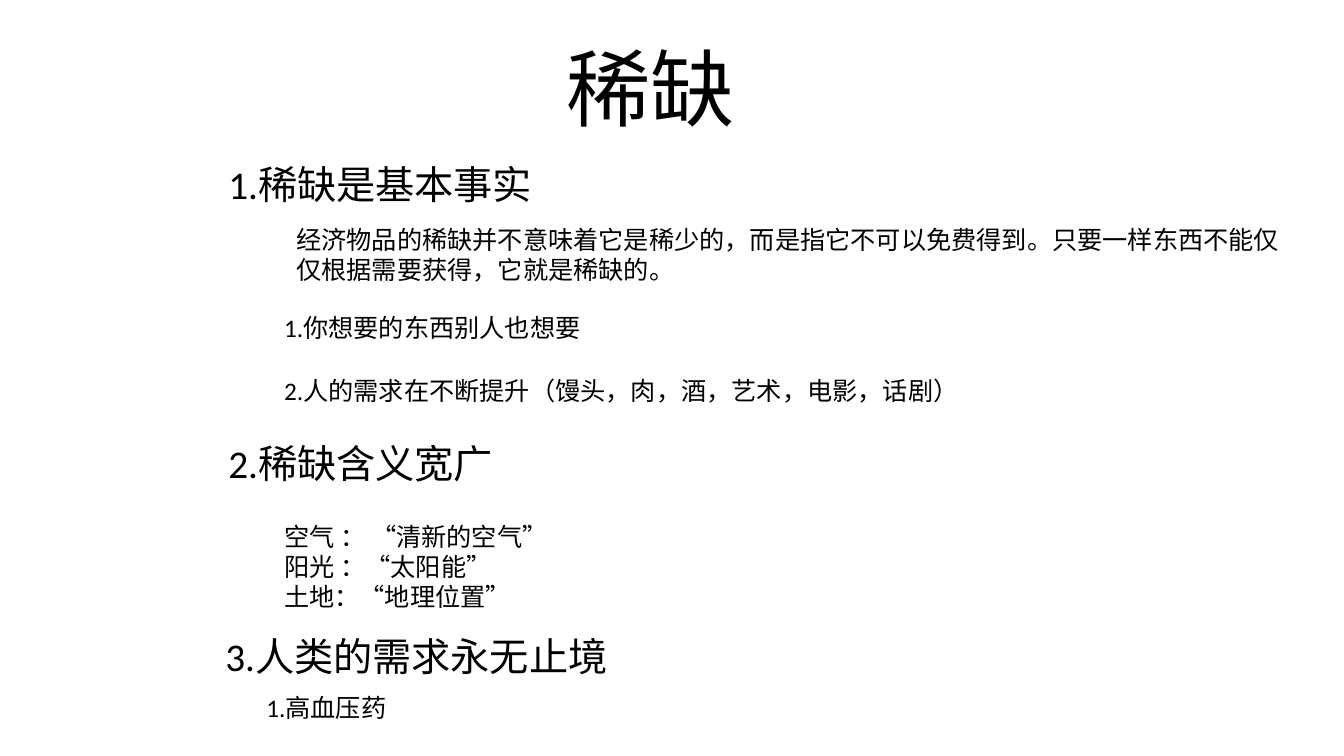
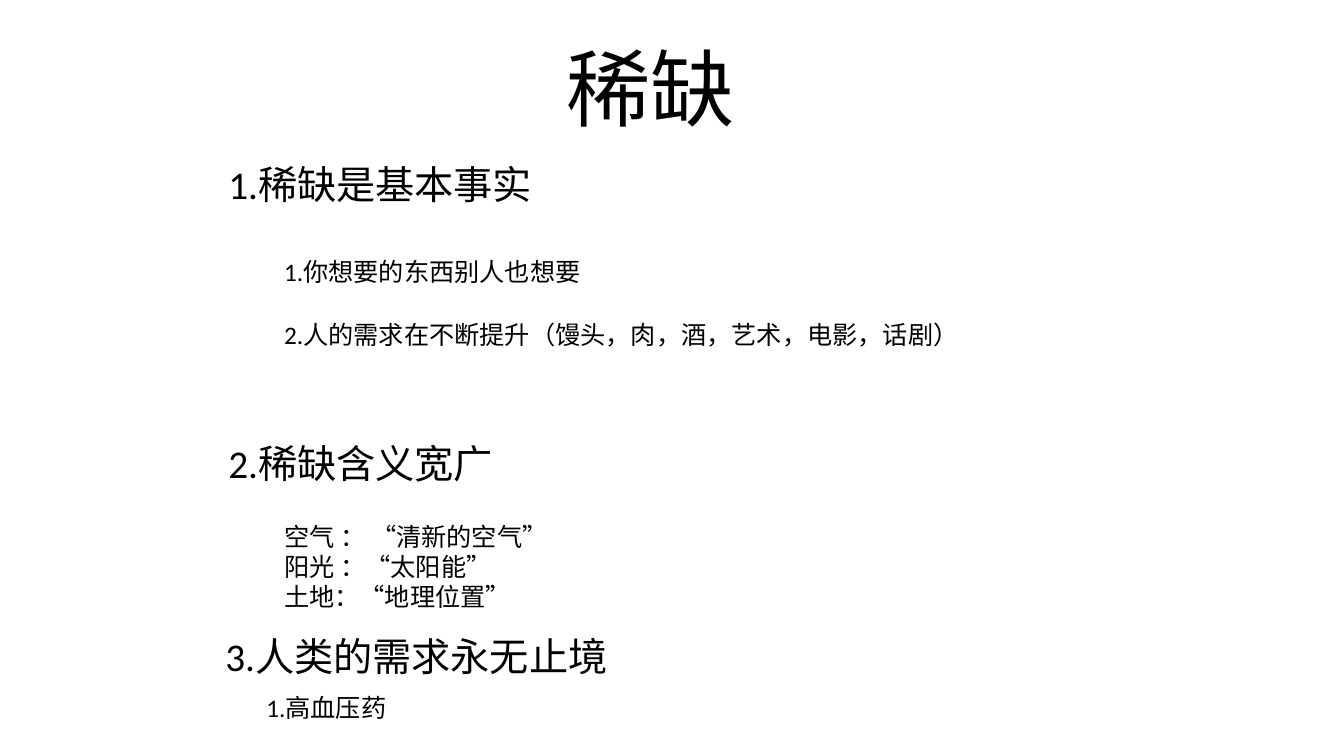
Before and after one commit to FredJiangFei/MyDocuments, a slide deck: slide 5 of 火车票/火车票.pptx. Drawn at 1344x756 pixels with LibreOffice and Linux fonts; fonts in the diff are those of the drawing. Boxes give left, top, right and bottom in pixels: in the first picture for what was removed or moved away, otherwise in the second. Text is boxed around its words. In the diff, an @@ line names an element or a change of style, - is before the commit and + after.

```diff
--- a/火车票/火车票.pptx
+++ b/火车票/火车票.pptx
@@ text removed at <box>296,227,1279,282</box> @@
-经济物品的稀缺并不意味着它是稀少的，而是指它不可以免费得到。只要一样东西不能仅仅根据需要获得，它就是稀缺的。
@@ text "1.你想要的东西别人也想要": place and size @@
-text "1.你想要的东西别人也想要" at <box>284,317,580,339</box>
+text "1.你想要的东西别人也想要" at <box>284,261,580,283</box>
@@ text "2.人的需求在不断提升（馒头，肉，酒，艺术，电影，话剧）": place and size @@
-text "2.人的需求在不断提升（馒头，肉，酒，艺术，电影，话剧）" at <box>284,379,958,403</box>
+text "2.人的需求在不断提升（馒头，肉，酒，艺术，电影，话剧）" at <box>284,323,958,347</box>
```
Also in this commit, not shown: 10 other slides changed, 18 slides added, 3 slides removed.
